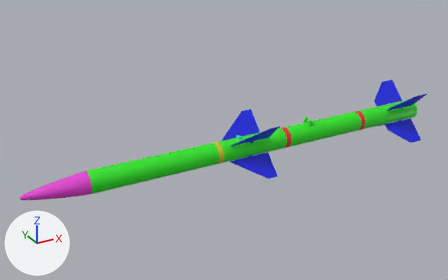
What one commit did to the FBX model Environment/Object Files/Missles/AIM-120/Aim-120 Model.fbx.
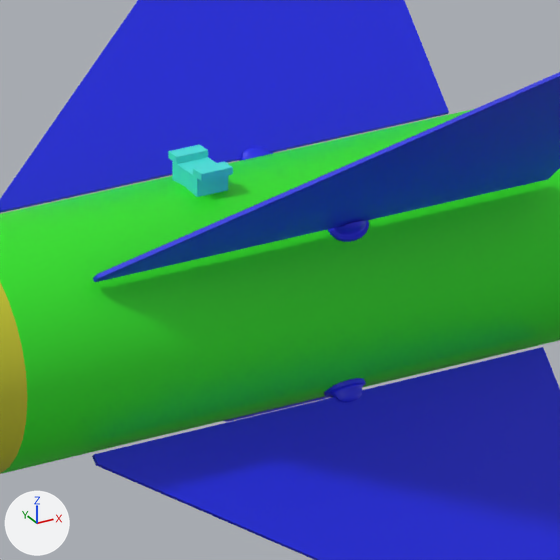
The first picture shows the older version from a 50 mm lens placed at (-2.5, -4.13, 2.17), pointed at (-0.16, 0.11, 0.05). The close-ups show the older and then the newer version on the part from 50% to 60% of the width and 44% to 61% of the height of that picture. Only the edits that show in the close-ups are written down. Arrows for +X, +Y and +Z are at lower left; the lights stay in place. Where no turn or scale is listed for an object, it has been applied to the vertices.

The first close-up shows 'Body', 'Frount Holders.001', 'Frount Holders.005', 'Hanger'.
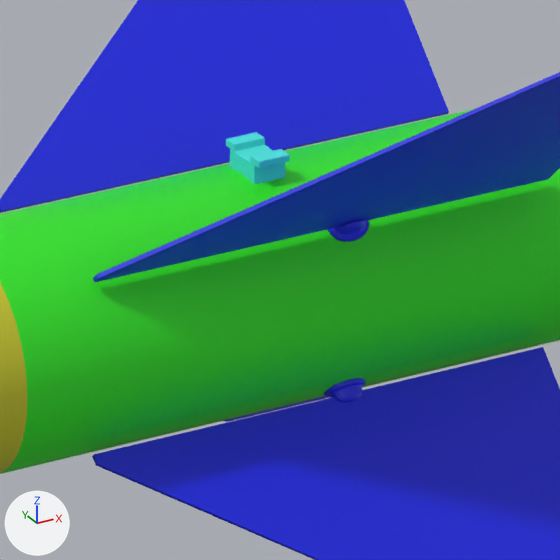
Boxes (x1, y1, x2, y2) around the edits, measured in the close-ups (560 x 560 px):
'Hanger', reshaped, turned, rescaled: before (168, 144, 233, 197); after (226, 132, 290, 184)
part 1 of me_cube_001, added (cyan): after (226, 132, 290, 184)
part 2 of me_cube_001, deleted (cyan): before (168, 144, 233, 197)

The edits, one by one:
me_cube_001 is used by ob_hanger; location (-0.0821, 0.0, 0.0959); rotation (0.785, 0.0, 0.0), in degrees (45, 0, 0); scale (-0.0143, -0.0233, -0.0233).
me_cube_001 had 36 vertices, 30 faces and spanned x -0.9..0.9, y -1.1..0.85, z -1.1..0.85.
me_cube_001 now has 169 vertices, 160 faces and spans x 0.03..0.06, y -0.02..0.02, z -0.01..0.01.
me_cube_001 part 1: 169 vertices added at x 0.03..0.06, y -0.02..0.02, z -0.01..0.01.
me_cube_001 part 2: 36 vertices removed from x -0.9..0.9, y -1.1..0.85, z -1.1..0.85.
Object 'Hanger' (ob_hanger) turns from (45, 0, 0) to (0, 0, 0) degrees about x, y and z.
Object 'Hanger' (ob_hanger) is rescaled from (-0.0143, -0.0233, -0.0233) to (1.0, 1.0, 1.0).
